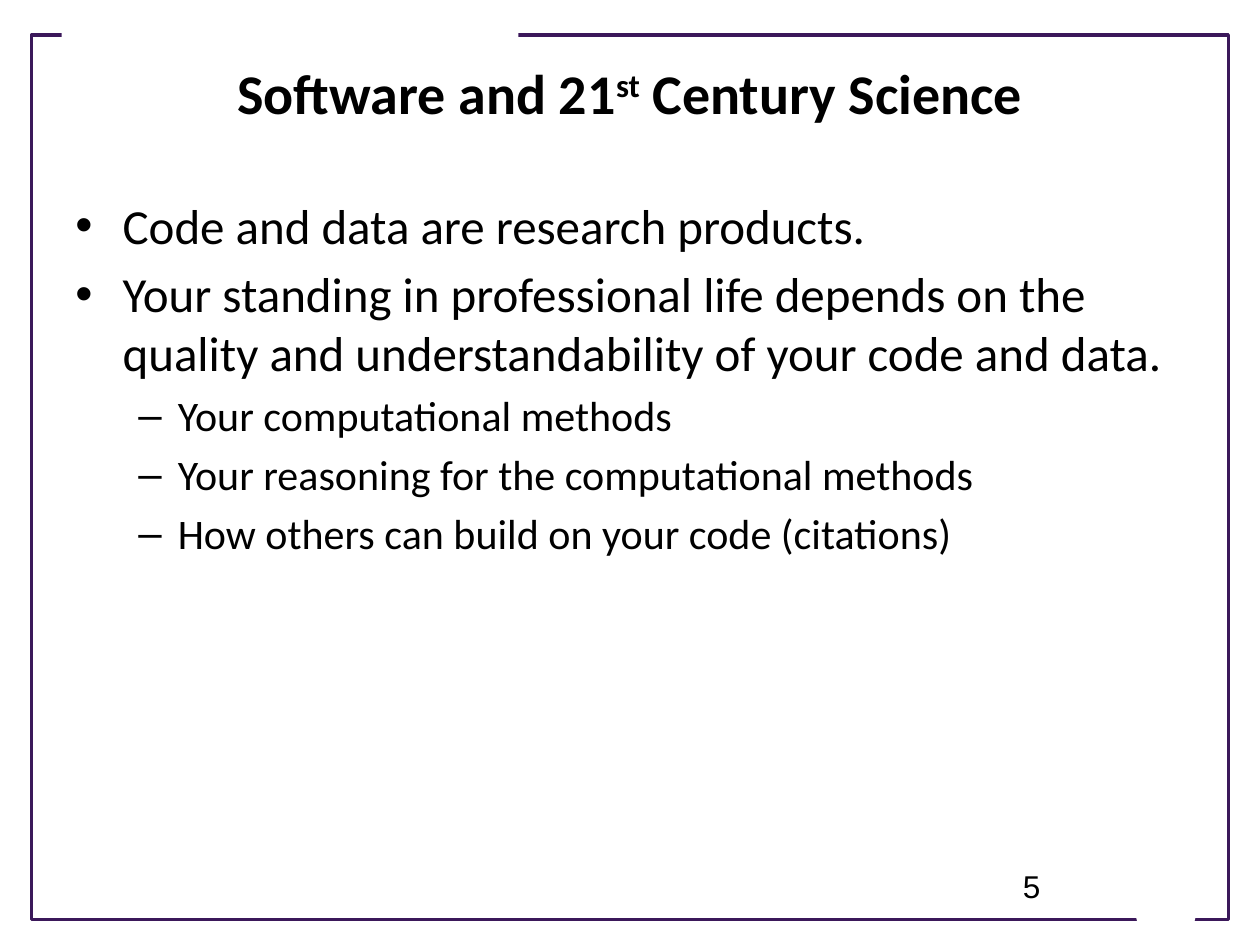
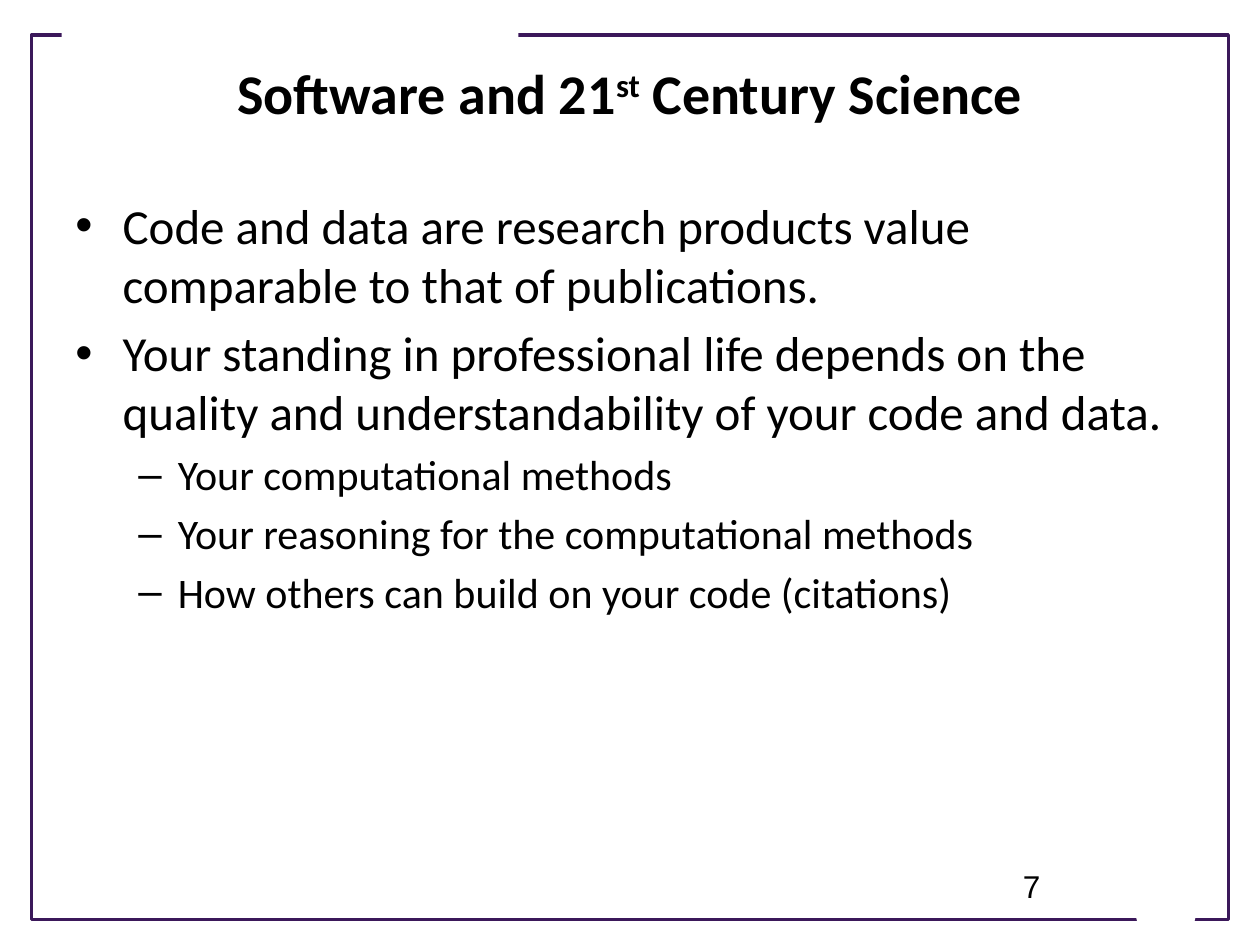
Before and after one commit to ModelEngineering/advancing-biomedical-models, a slide deck: slide 7 of lectures/lecture_10/Lecture_10_Cross_Validation_and_Software_Engineering.pptx (slide 5 before the commit). Drawn at 1260x945 pixels with LibreOffice and Linux fonts; fonts in the diff are those of the drawing; background and template pictures are left out. Boxes give left, top, right and bottom in pixels: in the first picture for what was removed or moved away, otherwise in the second. Text is boxed around its words. In the diff, an @@ line names an element or a change of style, - is before the commit and + after.

```diff
--- a/lectures/lecture_10/Lecture_10_Cross_Validation_and_Software_Engineering.pptx
+++ b/lectures/lecture_10/Lecture_10_Cross_Validation_and_Software_Engineering.pptx
@@ text at (123,210,970,311): text changed @@
-• Code and data are research products.
+• Code and data are research products value comparable to that of publications.
@@ page number at (1023,876,1041,898): text changed @@
-5
+7
```
Also in this commit, not shown: 4 other slides changed, 3 slides added, 1 slide removed.
